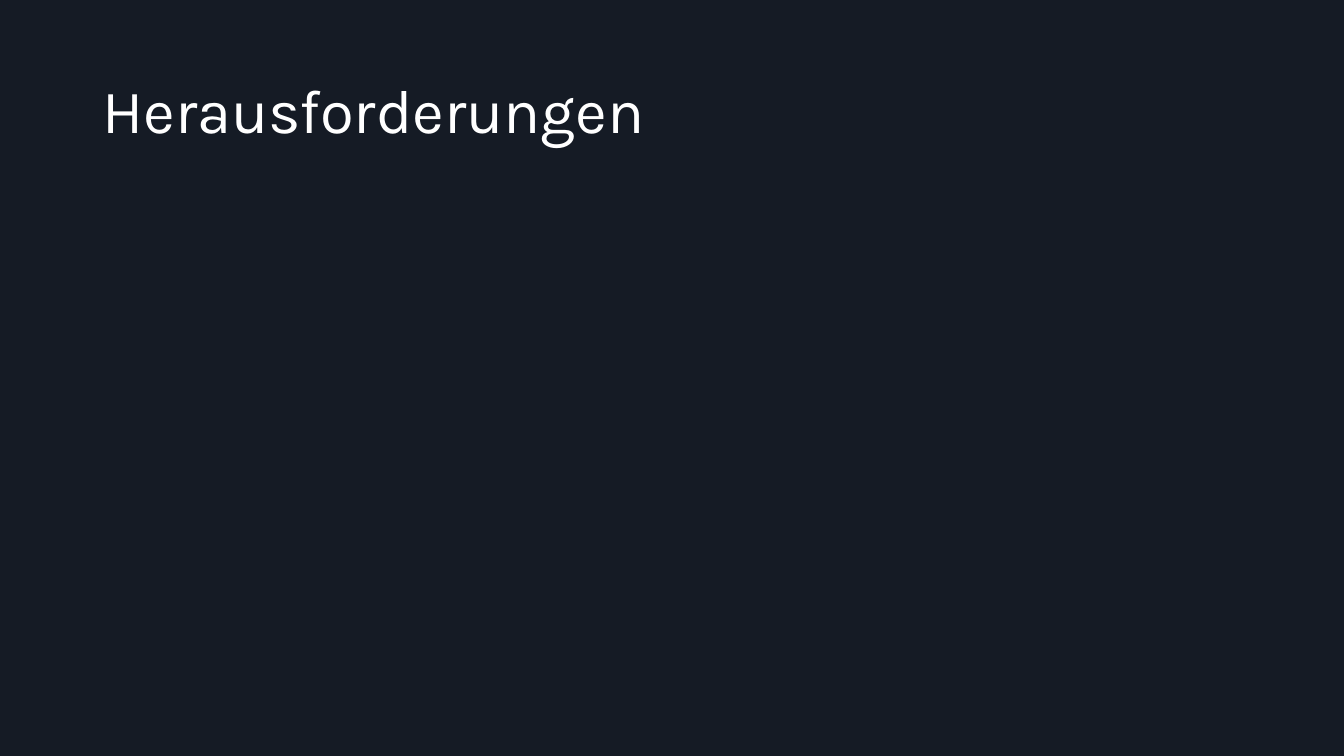
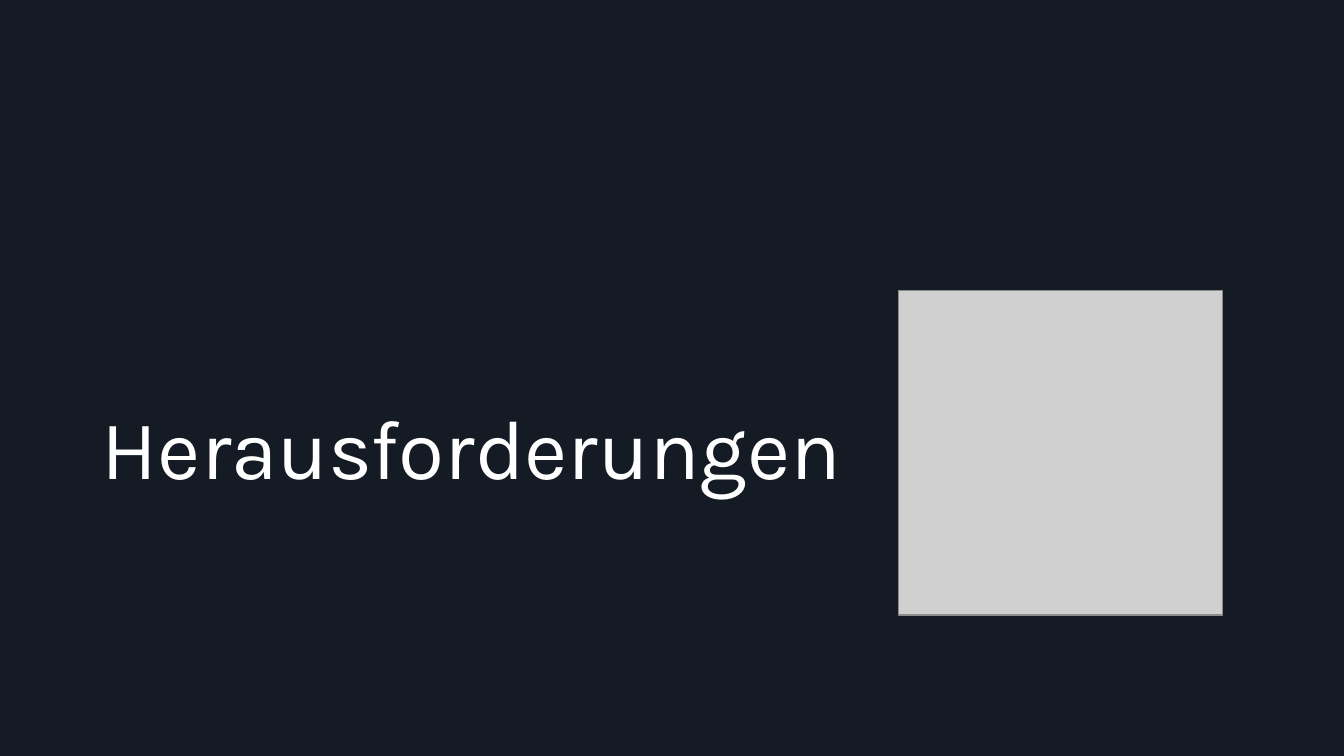
Before and after one commit to Dolokan/MSE_Roguelike, a slide deck: slide 24 of Moderne Softwareentwicklung Zwischenpräsentation.pptx (slide 20 before the commit). Drawn at 1344x756 pixels with LibreOffice and Linux fonts; fonts in the diff are those of the drawing; grey boxes stand for pictures. Boxes give left, top, right and bottom in pixels: in the first picture for what was removed or moved away, otherwise in the second. Text is boxed around its words. In the diff, an @@ line names an element or a change of style, - is before the commit and + after.

```diff
--- a/Moderne Softwareentwicklung Zwischenpräsentation.pptx
+++ b/Moderne Softwareentwicklung Zwischenpräsentation.pptx
@@ title "Herausforderungen": place and size @@
-title "Herausforderungen" at [102,90,644,148]
+title "Herausforderungen" at [102,421,841,499]
@@ title "Herausforderungen" at [102,421,841,499]: size 44 to 60 pt; vertical alignment middle to bottom @@
@@ picture added at [899,290,1224,615] @@
```
Also in this commit, not shown: 3 other slides changed, 10 slides added, 3 slides removed.
